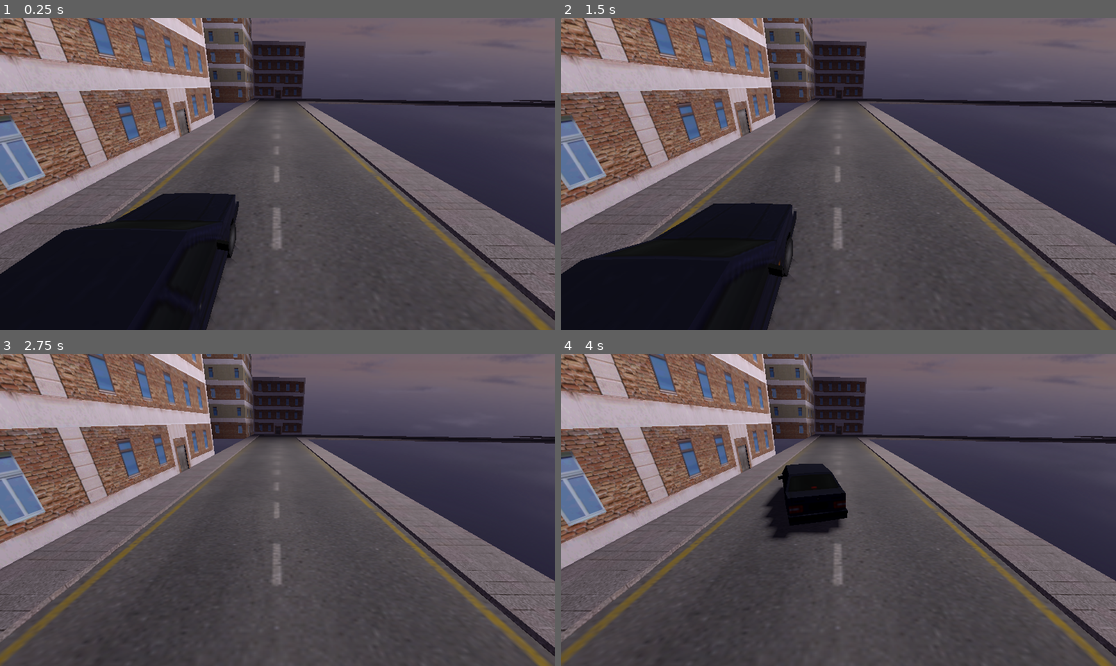
Above: before the commit, frames 1-4 (two rows, left to right).
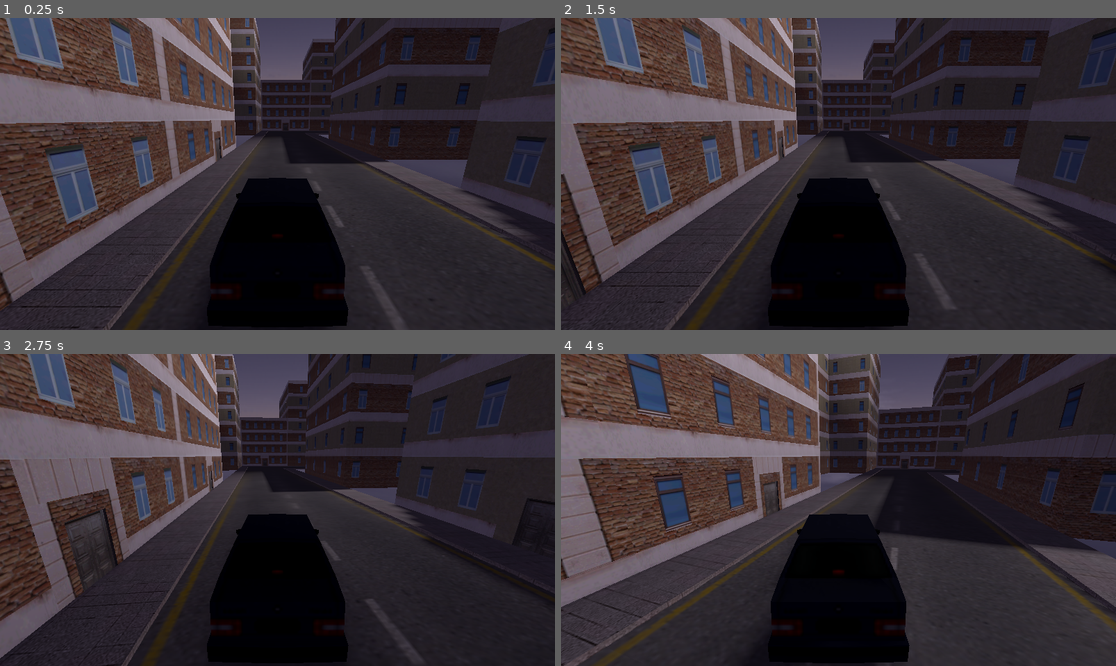
Above: after the commit, the same moments.

Repository: hypercomrade/psx-racer
Game: Godot game, scene res://world.tscn
Same seed, same stepped clock (60 frames per second), same inputs: the game is played once before the commit and once after it.
Inputs:
- Up to frame 1 (0.25 s): no input
- Up to frame 2 (1.5 s): tap Enter (ui_accept) at 0.5, 1.35 s; hold D (right) 0.53-1.28 s; hold Enter (ui_accept) 0.53-1.28 s; hold S (reverse) from 1.28 s (still down)
- Up to frame 3 (2.75 s): tap Enter (ui_accept) at 1.52, 1.82 s; release S (reverse) at 2.03 s; hold D (right) from 2.03 s (still down); hold Enter (ui_accept) from 2.03 s (still down)
- Up to frame 4 (4 s): release D (right) at 2.78 s; release Enter (ui_accept) at 2.78 s; hold W (forward) 2.78-3.53 s; tap Enter (ui_accept) at 2.85, 3.02, 3.32 s; hold A (left) from 3.53 s (still down); hold Enter (ui_accept) from 3.53 s (still down)

The runs differ from the first frame. In frame 1, 87% of the frame differs, in the area x 0-100%, y 0-100%; in frame 2, 87%; in frame 3, 89%; in frame 4, 79%.

Commit message:
Closed circuit, placed buildings, fixed camera not following car

Diff:
--- a/Scenes/pc.tscn
+++ b/Scenes/pc.tscn
@@ -1,30 +1,19 @@
 [gd_scene load_steps=4 format=3 uid="uid://b5oba7am038t"]
 
+[ext_resource type="Script" uid="uid://cq77ejiatlplp" path="res://Scripts/pc.gd" id="1_touer"]
 [ext_resource type="ArrayMesh" uid="uid://ben5a1u3oqk4i" path="res://models/Car 02/Car2.obj" id="1_ukbfy"]
-[ext_resource type="Script" uid="uid://cj6vnhmg3sx1x" path="res://character_body_3d.gd" id="2_crfiw"]
 
 [sub_resource type="BoxShape3D" id="BoxShape3D_crfiw"]
 size = Vector3(2.3701782, 1.8807373, 5.668213)
 
-[node name="pc" type="Node3D"]
+[node name="pc" type="CharacterBody3D"]
+script = ExtResource("1_touer")
 
-[node name="CharacterBody3D" type="CharacterBody3D" parent="."]
-script = ExtResource("2_crfiw")
-
-[node name="CollisionShape3D" type="CollisionShape3D" parent="CharacterBody3D"]
+[node name="CollisionShape3D" type="CollisionShape3D" parent="."]
 transform = Transform3D(1, 0, 0, 0, 1, 0, 0, 0, 1, 0.10272169, 1.0223707, 0.120476484)
 shape = SubResource("BoxShape3D_crfiw")
 
-[node name="MeshInstance3D" type="MeshInstance3D" parent="CharacterBody3D"]
+[node name="MeshInstance3D" type="MeshInstance3D" parent="."]
 layers = 1023
 gi_mode = 2
 mesh = ExtResource("1_ukbfy")
-skeleton = NodePath("../..")
-
-[node name="Camera3D" type="Camera3D" parent="."]
-transform = Transform3D(-0.99987316, 0.012054846, 0.010410617, 0.015360132, 0.90272576, 0.42994225, -0.0042150444, 0.43004763, -0.9027964, 0.016781926, 4.311693, -5.8163424)
-top_level = true
-doppler_tracking = 2
-current = true
-fov = 80.2
-near = 0.019
--- /dev/null
+++ b/Scripts/pc.gd
@@ -0,0 +1,111 @@
+extends CharacterBody3D
+
+# Car physics variables
+@export var max_speed: float = 15.0
+@export var acceleration: float = 8.0
+@export var reverse_speed: float = 5.0
+@export var turn_speed: float = 2.0
+@export var drift_turn_boost: float = 1.5  # How much extra turning during drift
+@export var drift_traction_loss: float = 0.2  # How much traction is lost during drift
+@export var gravity: float = 9.8
+
+var current_speed: float = 0.0
+var turn_direction: float = 0.0
+var is_drifting: bool = false
+var drift_angle: float = 0.0  # Tracks how much the car is sliding
+
+func _ready():
+	velocity.y = 0
+
+func _physics_process(delta):
+	# Apply gravity
+	if not is_on_floor():
+		velocity.y -= gravity * delta
+	else:
+		velocity.y = 0
+
+	# Get input
+	var acceleration_input: float = 0.0
+	var brake_input: bool = false
+
+	if Input.is_action_pressed("forward"):
+		acceleration_input += 1.0
+	if Input.is_action_pressed("reverse"):
+		acceleration_input -= 1.0
+		brake_input = true
+
+	# Get turn input
+	turn_direction = 0.0
+	if Input.is_action_pressed("left"):
+		turn_direction += 1.0
+	if Input.is_action_pressed("right"):
+		turn_direction -= 1.0
+
+	# Check for drift
+	is_drifting = Input.is_action_pressed("ui_accept")
+
+	# Calculate speed
+	if acceleration_input > 0:
+		# Accelerating forward
+		current_speed = lerp(current_speed, max_speed * acceleration_input, acceleration * delta)
+	elif acceleration_input < 0:
+		# Reversing or braking
+		if current_speed > 0:
+			# Braking while moving forward
+			current_speed = lerp(current_speed, 0.0, acceleration * 1.5 * delta)
+		else:
+			# Reversing
+			current_speed = lerp(current_speed, reverse_speed * acceleration_input, acceleration * delta)
+	else:
+		# No input - natural slowdown
+		current_speed = lerp(current_speed, 0.0, acceleration * 0.7 * delta)
+
+	# Calculate movement direction
+	var move_direction = transform.basis.z  # Forward direction
+	var right_direction = transform.basis.x  # Right direction
+
+	# Apply turning based on speed and drift
+	if abs(current_speed) > 0.1:
+		var effective_turn_speed: float = turn_speed
+		var effective_traction: float = 0.8  # Base traction
+
+		if is_drifting and abs(current_speed) > 5.0:
+			# Drift mode - much more turn, much less traction
+			effective_turn_speed *= drift_turn_boost
+			effective_traction = drift_traction_loss
+
+			# Add oversteer - the back swings out more
+			if turn_direction != 0:
+				# Calculate drift angle based on turn direction and speed
+				drift_angle = lerp(drift_angle, turn_direction * 0.3, 2.0 * delta)
+			else:
+				drift_angle = lerp(drift_angle, 0.0, 1.0 * delta)
+		else:
+			# Normal driving
+			effective_traction = 0.8
+			drift_angle = lerp(drift_angle, 0.0, 3.0 * delta)
+
+		# Turn amount depends on current speed
+		var turn_amount: float = turn_direction * effective_turn_speed * delta * (abs(current_speed) / max_speed)
+		rotate_y(turn_amount)
+
+	# Calculate velocity with drift
+	var forward_velocity = move_direction * current_speed
+	var slide_velocity = right_direction * drift_angle * current_speed * 0.5
+
+	# Combine forward movement with sideways slide
+	velocity.x = forward_velocity.x + slide_velocity.x
+	velocity.z = forward_velocity.z + slide_velocity.z
+
+	# Apply traction to gradually reduce sliding
+	if abs(current_speed) > 0.1:
+		var current_velocity = Vector3(velocity.x, 0, velocity.z)
+		var ideal_forward_velocity = move_direction * current_velocity.length()
+
+		# Lerp towards forward direction based on traction
+		var traction_strength = 0.8 if not is_drifting else drift_traction_loss
+		velocity.x = lerp(velocity.x, ideal_forward_velocity.x, traction_strength * delta)
+		velocity.z = lerp(velocity.z, ideal_forward_velocity.z, traction_strength * delta)
+
+	# Move the car
+	move_and_slide()
--- a/world.tscn
+++ b/world.tscn
@@ -8,6 +8,8 @@
 [ext_resource type="PackedScene" uid="uid://yua7r2bb8nhp" path="res://Scenes/road_1_tjunction.tscn" id="5_gbfbk"]
 [ext_resource type="PackedScene" uid="uid://rmwk84u2qfxc" path="res://Scenes/flat_lshape_large_alt.tscn" id="6_ioo17"]
 [ext_resource type="PackedScene" uid="uid://cs0j4eef1gkwy" path="res://Scenes/flat_square_brick_alt.tscn" id="8_wse8f"]
+[ext_resource type="PackedScene" uid="uid://cr8qght7stvnt" path="res://Scenes/flat_square_concrete.tscn" id="9_wse8f"]
+[ext_resource type="PackedScene" uid="uid://d3nv0ekgm2kxx" path="res://World Assets/Buildings Prebuild/flat_Lshape_large_alt.fbx" id="10_ic0uy"]
 
 [sub_resource type="PanoramaSkyMaterial" id="PanoramaSkyMaterial_036b0"]
 panorama = ExtResource("2_aqk2v")
@@ -26,7 +28,7 @@
 [node name="world" type="Node3D"]
 
 [node name="OmniLight3D" type="OmniLight3D" parent="."]
-transform = Transform3D(1, 0, 0, 0, 1, 0, 0, 0, 1, -13.538077, 27.793457, 13.377712)
+transform = Transform3D(1, 0, 0, 0, 1, 0, 0, 0, 1, -13.538077, 43.793457, 13.377712)
 light_energy = 11.534
 light_indirect_energy = 3.951
 light_volumetric_fog_energy = 3.865
@@ -35,7 +37,11 @@
 omni_range = 56.379
 
 [node name="pc" parent="." instance=ExtResource("1_f3sb7")]
-transform = Transform3D(1, 0, 0, 0, 1, 0, 0, 0, 1, 2.3588126, 0.19851172, -3.9081974)
+transform = Transform3D(1, 0, 0, 0, 1, 0, 0, 0, 1, 2.3588126, 0.19851172, -2.9081974)
+
+[node name="Camera3D" type="Camera3D" parent="pc"]
+transform = Transform3D(-1, 8.7422784e-08, 1.7763568e-15, 8.444392e-08, 0.9659258, 0.25881913, 2.2626686e-08, 0.25881913, -0.9659258, 0, 4, -6)
+current = true
 
 [node name="WorldEnvironment" type="WorldEnvironment" parent="."]
 environment = SubResource("Environment_pkg7o")
@@ -104,6 +110,141 @@
 [node name="road_1_straight16" parent="Static_World/Roads" instance=ExtResource("2_tlwt5")]
 transform = Transform3D(-4.371139e-08, 0, 1, 0, 1, 0, -1, 0, -4.371139e-08, -167, 0, 73)
 
+[node name="road_1_corner4" parent="Static_World/Roads" instance=ExtResource("4_aqk2v")]
+transform = Transform3D(1, 0, 0, 0, 1, 0, 0, 0, 1, -175, 0, 33)
+
+[node name="road_1_corner5" parent="Static_World/Roads" instance=ExtResource("4_aqk2v")]
+transform = Transform3D(-1, 0, -8.742278e-08, 0, 1, 0, 8.742278e-08, 0, -1, -175, 0, 65)
+
+[node name="road_1_straight17" parent="Static_World/Roads" instance=ExtResource("2_tlwt5")]
+transform = Transform3D(-4.371139e-08, 0, 1, 0, 1, 0, -1, 0, -4.371139e-08, -183, 0, 73)
+
+[node name="road_1_straight18" parent="Static_World/Roads" instance=ExtResource("2_tlwt5")]
+transform = Transform3D(-4.371139e-08, 0, 1, 0, 1, 0, -1, 0, -4.371139e-08, -199, 0, 73)
+
+[node name="road_1_straight19" parent="Static_World/Roads" instance=ExtResource("2_tlwt5")]
+transform = Transform3D(-4.371139e-08, 0, 1, 0, 1, 0, -1, 0, -4.371139e-08, -199, 0, 57)
+
+[node name="road_1_Tjunction2" parent="Static_World/Roads" instance=ExtResource("5_gbfbk")]
+transform = Transform3D(1, 0, 0, 0, 1, 0, 0, 0, 1, -207, 0, 49)
+
+[node name="road_1_corner6" parent="Static_World/Roads" instance=ExtResource("4_aqk2v")]
+transform = Transform3D(-4.371139e-08, 0, 1, 0, 1, 0, -1, 0, -4.371139e-08, -215, 0, 73)
+
+[node name="road_1_straight20" parent="Static_World/Roads" instance=ExtResource("2_tlwt5")]
+transform = Transform3D(1, 0, 0, 0, 1, 0, 0, 0, 1, -207, 0, 34)
+
+[node name="road_1_straight21" parent="Static_World/Roads" instance=ExtResource("2_tlwt5")]
+transform = Transform3D(1, 0, 0, 0, 1, 0, 0, 0, 1, -207, 0, 18)
+
+[node name="road_1_straight22" parent="Static_World/Roads" instance=ExtResource("2_tlwt5")]
+transform = Transform3D(1, 0, 0, 0, 1, 0, 0, 0, 1, -207, 0, 2)
+
+[node name="road_1_straight23" parent="Static_World/Roads" instance=ExtResource("2_tlwt5")]
+transform = Transform3D(1, 0, 0, 0, 1, 0, 0, 0, 1, -207, 0, -14)
+
+[node name="road_1_straight24" parent="Static_World/Roads" instance=ExtResource("2_tlwt5")]
+transform = Transform3D(1, 0, 0, 0, 1, 0, 0, 0, 1, -207, 0, -30)
+
+[node name="road_1_straight25" parent="Static_World/Roads" instance=ExtResource("2_tlwt5")]
+transform = Transform3D(1, 0, 0, 0, 1, 0, 0, 0, 1, -207, 0, -46)
+
+[node name="road_1_corner7" parent="Static_World/Roads" instance=ExtResource("4_aqk2v")]
+transform = Transform3D(1, 0, 0, 0, 1, 0, 0, 0, 1, -207, 0, -62)
+
+[node name="road_1_corner8" parent="Static_World/Roads" instance=ExtResource("4_aqk2v")]
+transform = Transform3D(-1, 0, -8.742278e-08, 0, 1, 0, 8.742278e-08, 0, -1, -191, 0, -46)
+
+[node name="road_1_corner9" parent="Static_World/Roads" instance=ExtResource("4_aqk2v")]
+transform = Transform3D(1, 0, 0, 0, 1, 0, 0, 0, 1, -191, 0, -78)
+
+[node name="road_1_corner10" parent="Static_World/Roads" instance=ExtResource("4_aqk2v")]
+transform = Transform3D(-1, 0, -8.742278e-08, 0, 1, 0, 8.742278e-08, 0, -1, -175, 0, -62)
+
+[node name="road_1_straight26" parent="Static_World/Roads" instance=ExtResource("2_tlwt5")]
+transform = Transform3D(1, 0, 0, 0, 1, 0, 0, 0, 1, -175, 0, -94)
+
+[node name="road_1_corner11" parent="Static_World/Roads" instance=ExtResource("4_aqk2v")]
+transform = Transform3D(1, 0, 0, 0, 1, 0, 0, 0, 1, -175, 0, -110)
+
+[node name="road_1_straight27" parent="Static_World/Roads" instance=ExtResource("2_tlwt5")]
+transform = Transform3D(-4.371139e-08, 0, 1, 0, 1, 0, -1, 0, -4.371139e-08, -167, 0, -102)
+
+[node name="road_1_straight28" parent="Static_World/Roads" instance=ExtResource("2_tlwt5")]
+transform = Transform3D(-4.371139e-08, 0, 1, 0, 1, 0, -1, 0, -4.371139e-08, -151, 0, -102)
+
+[node name="road_1_straight29" parent="Static_World/Roads" instance=ExtResource("2_tlwt5")]
+transform = Transform3D(-4.371139e-08, 0, 1, 0, 1, 0, -1, 0, -4.371139e-08, -135, 0, -102)
+
+[node name="road_1_corner12" parent="Static_World/Roads" instance=ExtResource("4_aqk2v")]
+transform = Transform3D(1.1924881e-08, 0, -1, 0, 1, 0, 1, 0, 1.1924881e-08, -103, 0, -102)
+
+[node name="road_1_straight30" parent="Static_World/Roads" instance=ExtResource("2_tlwt5")]
+transform = Transform3D(1, 0, 0, 0, 1, 0, 0, 0, 1, -111, 0, -94)
+
+[node name="road_1_straight31" parent="Static_World/Roads" instance=ExtResource("2_tlwt5")]
+transform = Transform3D(1, 0, 0, 0, 1, 0, 0, 0, 1, -111, 0, -79)
+
+[node name="road_1_corner13" parent="Static_World/Roads" instance=ExtResource("4_aqk2v")]
+transform = Transform3D(-1, 0, -8.742278e-08, 0, 1, 0, 8.742278e-08, 0, -1, -111, 0, -47)
+
+[node name="road_1_corner14" parent="Static_World/Roads" instance=ExtResource("4_aqk2v")]
+transform = Transform3D(1, 0, 0, 0, 1, 0, 0, 0, 1, -127, 0, -63)
+
+[node name="road_1_straight32" parent="Static_World/Roads" instance=ExtResource("2_tlwt5")]
+transform = Transform3D(1, 0, 0, 0, 1, 0, 0, 0, 1, -127, 0, -47)
+
+[node name="road_1_straight33" parent="Static_World/Roads" instance=ExtResource("2_tlwt5")]
+transform = Transform3D(1, 0, 0, 0, 1, 0, 0, 0, 1, -127, 0, -31)
+
+[node name="road_1_corner15" parent="Static_World/Roads" instance=ExtResource("4_aqk2v")]
+transform = Transform3D(-4.371139e-08, 0, 1, 0, 1, 0, -1, 0, -4.371139e-08, -135, 0, -7)
+
+[node name="road_1_straight34" parent="Static_World/Roads" instance=ExtResource("2_tlwt5")]
+transform = Transform3D(-4.371139e-08, 0, 1, 0, 1, 0, -1, 0, -4.371139e-08, -119, 0, -7)
+
+[node name="road_1_straight35" parent="Static_World/Roads" instance=ExtResource("2_tlwt5")]
+transform = Transform3D(-4.371139e-08, 0, 1, 0, 1, 0, -1, 0, -4.371139e-08, -103, 0, -7)
+
+[node name="road_1_straight36" parent="Static_World/Roads" instance=ExtResource("2_tlwt5")]
+transform = Transform3D(-4.371139e-08, 0, 1, 0, 1, 0, -1, 0, -4.371139e-08, -87, 0, -7)
+
+[node name="road_1_straight37" parent="Static_World/Roads" instance=ExtResource("2_tlwt5")]
+transform = Transform3D(1, 0, 0, 0, 1, 0, 0, 0, 1, 0, 0, -31)
+
+[node name="road_1_straight38" parent="Static_World/Roads" instance=ExtResource("2_tlwt5")]
+transform = Transform3D(1, 0, 0, 0, 1, 0, 0, 0, 1, 0, 0, -47)
+
+[node name="road_1_straight39" parent="Static_World/Roads" instance=ExtResource("2_tlwt5")]
+transform = Transform3D(1, 0, 0, 0, 1, 0, 0, 0, 1, 0, 0, -63)
+
+[node name="road_1_corner16" parent="Static_World/Roads" instance=ExtResource("4_aqk2v")]
+transform = Transform3D(1.1924881e-08, 0, -1, 0, 1, 0, 1, 0, 1.1924881e-08, 8, 0, -70)
+
+[node name="road_1_corner17" parent="Static_World/Roads" instance=ExtResource("4_aqk2v")]
+transform = Transform3D(-1, 0, -8.742278e-08, 0, 1, 0, 8.742278e-08, 0, -1, -63, 0, 1)
+
+[node name="road_1_straight40" parent="Static_World/Roads" instance=ExtResource("2_tlwt5")]
+transform = Transform3D(1, 0, 0, 0, 1, 0, 0, 0, 1, -63, 0, -31)
+
+[node name="road_1_straight41" parent="Static_World/Roads" instance=ExtResource("2_tlwt5")]
+transform = Transform3D(1, 0, 0, 0, 1, 0, 0, 0, 1, -63, 0, -46)
+
+[node name="road_1_corner18" parent="Static_World/Roads" instance=ExtResource("4_aqk2v")]
+transform = Transform3D(1, 0, 0, 0, 1, 0, 0, 0, 1, -63, 0, -62)
+
+[node name="road_1_corner19" parent="Static_World/Roads" instance=ExtResource("4_aqk2v")]
+transform = Transform3D(-1, 0, -8.742278e-08, 0, 1, 0, 8.742278e-08, 0, -1, -47, 0, -46)
+
+[node name="road_1_corner20" parent="Static_World/Roads" instance=ExtResource("4_aqk2v")]
+transform = Transform3D(1, 0, 0, 0, 1, 0, 0, 0, 1, -47, 0, -78)
+
+[node name="road_1_straight42" parent="Static_World/Roads" instance=ExtResource("2_tlwt5")]
+transform = Transform3D(-4.371139e-08, 0, 1, 0, 1, 0, -1, 0, -4.371139e-08, -24, 0, -70)
+
+[node name="road_1_straight43" parent="Static_World/Roads" instance=ExtResource("2_tlwt5")]
+transform = Transform3D(-4.371139e-08, 0, 1, 0, 1, 0, -1, 0, -4.371139e-08, -40, 0, -70)
+
 [node name="Buildings" type="Node3D" parent="Static_World"]
 
 [node name="flat_square_brick" parent="Static_World/Buildings" instance=ExtResource("2_fj7yv")]
@@ -118,7 +259,76 @@
 [node name="flat_Lshape_large_alt" parent="Static_World/Buildings" instance=ExtResource("6_ioo17")]
 transform = Transform3D(1, 0, 0, 0, 1, 0, 0, 0, 1, 8, 0, 47)
 
+[node name="flat_square_brick3" parent="Static_World/Buildings" instance=ExtResource("2_fj7yv")]
+transform = Transform3D(1.1924881e-08, 0, -1, 0, 1, 0, 1, 0, 1.1924881e-08, 8, 0, 65)
+
+[node name="flat_square_concrete" parent="Static_World/Buildings" instance=ExtResource("9_wse8f")]
+transform = Transform3D(-1, 0, -8.742278e-08, 0, 1, 0, 8.742278e-08, 0, -1, -8, 0, 2)
+
+[node name="flat_Lshape_large_alt2" parent="Static_World/Buildings" instance=ExtResource("10_ic0uy")]
+transform = Transform3D(-4.371139e-08, 0, 1, 0, 1, 0, -1, 0, -4.371139e-08, -26, 0, 33)
+
+[node name="flat_Lshape_large_alt3" parent="Static_World/Buildings" instance=ExtResource("6_ioo17")]
+transform = Transform3D(1, 0, 0, 0, 1, 0, 0, 0, 1, -29, 0, -53)
+
+[node name="flat_Lshape_large_alt4" parent="Static_World/Buildings" instance=ExtResource("6_ioo17")]
+transform = Transform3D(-1, 0, -8.742278e-08, 0, 1, 0, 8.742278e-08, 0, -1, -34, 0, -28)
+
+[node name="flat_square_brick4" parent="Static_World/Buildings" instance=ExtResource("2_fj7yv")]
+transform = Transform3D(1, 0, 0, 0, 1, 0, 0, 0, 1, -55, 0, -16)
+
+[node name="flat_square_brick5" parent="Static_World/Buildings" instance=ExtResource("2_fj7yv")]
+transform = Transform3D(1.1924881e-08, 0, -1, 0, 1, 0, 1, 0, 1.1924881e-08, -55, 0, 1)
+
+[node name="flat_square_brick_alt2" parent="Static_World/Buildings" instance=ExtResource("8_wse8f")]
+transform = Transform3D(1.1924881e-08, 0, -1, 0, 1, 0, 1, 0, 1.1924881e-08, -72, 0, 1)
+
+[node name="flat_square_concrete2" parent="Static_World/Buildings" instance=ExtResource("9_wse8f")]
+transform = Transform3D(1.1924881e-08, 0, -1, 0, 1, 0, 1, 0, 1.1924881e-08, -101, 0, 1)
+
+[node name="flat_square_brick6" parent="Static_World/Buildings" instance=ExtResource("2_fj7yv")]
+transform = Transform3D(1.1924881e-08, 0, -1, 0, 1, 0, 1, 0, 1.1924881e-08, -118, 0, 1)
+
+[node name="flat_Lshape_large_alt5" parent="Static_World/Buildings" instance=ExtResource("6_ioo17")]
+transform = Transform3D(1, 0, 0, 0, 1, 0, 0, 0, 1, -110, 0, 15)
+
+[node name="flat_square_brick7" parent="Static_World/Buildings" instance=ExtResource("2_fj7yv")]
+transform = Transform3D(1, 0, 0, 0, 1, 0, 0, 0, 1, -119, 0, -48)
+
+[node name="flat_square_concrete3" parent="Static_World/Buildings" instance=ExtResource("9_wse8f")]
+transform = Transform3D(1, 0, 0, 0, 1, 0, 0, 0, 1, -119, 0, -31)
+
+[node name="flat_square_brick8" parent="Static_World/Buildings" instance=ExtResource("2_fj7yv")]
+transform = Transform3D(-1, 0, -8.742278e-08, 0, 1, 0, 8.742278e-08, 0, -1, -71, 0, -15)
+
+[node name="flat_square_concrete4" parent="Static_World/Buildings" instance=ExtResource("9_wse8f")]
+transform = Transform3D(-1, 0, -8.742278e-08, 0, 1, 0, 8.742278e-08, 0, -1, -71, 0, -32)
+
+[node name="flat_square_concrete5" parent="Static_World/Buildings" instance=ExtResource("9_wse8f")]
+transform = Transform3D(-1, 0, -8.742278e-08, 0, 1, 0, 8.742278e-08, 0, -1, -71, 0, -49)
+
+[node name="flat_square_brick_alt3" parent="Static_World/Buildings" instance=ExtResource("8_wse8f")]
+transform = Transform3D(-4.371139e-08, 0, 1, 0, 1, 0, -1, 0, -4.371139e-08, -48, 0, 49)
+
+[node name="flat_square_concrete6" parent="Static_World/Buildings" instance=ExtResource("9_wse8f")]
+transform = Transform3D(-4.371139e-08, 0, 1, 0, 1, 0, -1, 0, -4.371139e-08, -65, 0, 49)
+
+[node name="flat_square_brick9" parent="Static_World/Buildings" instance=ExtResource("2_fj7yv")]
+transform = Transform3D(-4.371139e-08, 0, 1, 0, 1, 0, -1, 0, -4.371139e-08, -82, 0, 49)
+
+[node name="flat_Lshape_large_alt6" parent="Static_World/Buildings" instance=ExtResource("6_ioo17")]
+transform = Transform3D(1, 0, 0, 0, 1, 0, 0, 0, 1, -30, 0, 74)
+
+[node name="flat_Lshape_large_alt7" parent="Static_World/Buildings" instance=ExtResource("6_ioo17")]
+transform = Transform3D(1.1924881e-08, 0, -1, 0, 1, 0, 1, 0, 1.1924881e-08, -35, 0, 66)
+
+[node name="flat_square_brick_alt4" parent="Static_World/Buildings" instance=ExtResource("8_wse8f")]
+transform = Transform3D(1.1924881e-08, 0, -1, 0, 1, 0, 1, 0, 1.1924881e-08, -53, 0, 65)
+
+[node name="flat_square_concrete7" parent="Static_World/Buildings" instance=ExtResource("9_wse8f")]
+transform = Transform3D(1.1924881e-08, 0, -1, 0, 1, 0, 1, 0, 1.1924881e-08, -70, 0, 65)
+
+[node name="flat_square_concrete8" parent="Static_World/Buildings" instance=ExtResource("9_wse8f")]
+transform = Transform3D(1.1924881e-08, 0, -1, 0, 1, 0, 1, 0, 1.1924881e-08, -87, 0, 65)
+
 [node name="Misc" type="Node3D" parent="Static_World"]
-
-[node name="flat_square_brick" parent="." instance=ExtResource("2_fj7yv")]
-transform = Transform3D(1.1924881e-08, 0, -1, 0, 1, 0, 1, 0, 1.1924881e-08, 8, 0, 65)
Not shown, added: Scripts/pc.gd.uid
Binary file removed: World Assets/Skybox/Panorama_Sky_11-512x512.png
Not shown, removed: World Assets/Skybox/Panorama_Sky_11-512x512.png.import
Binary file removed: World Assets/Skybox/Panorama_Sky_20-512x512.png
Not shown, removed: World Assets/Skybox/Panorama_Sky_20-512x512.png.import
Binary file removed: World Assets/Skybox/Panorama_Sky_25-512x512.png
Not shown, removed: World Assets/Skybox/Panorama_Sky_25-512x512.png.import
Not shown, removed: World Assets/Skybox/PurplyBlueSky.png.import
Binary file removed: World Assets/Skybox/cubemap.png
Not shown, removed: World Assets/Skybox/cubemap.png.import
Not shown: 1 places in world.tscn that only renumber resources
Not shown, removed: World Assets/Skybox/PurplyBlueSky.png
